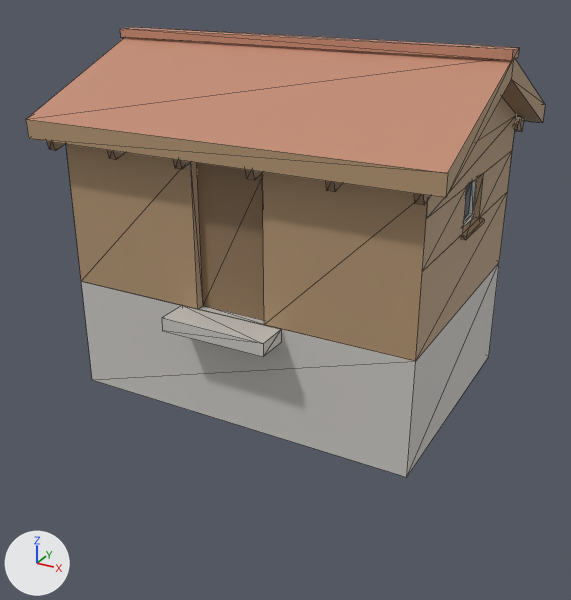
Renders of the glTF model app/assets/models/buildings/shed_m.glb from each side of a commit.
Rendered twice from a 50 mm lens placed at (5.06, -9.53, 4.37), pointed at (-0.03, -0.28, -0.25). The axes (+X, +Y, +Z) are drawn at lower left. The lights are the same throughout. The older version comes first. Mesh edges are drawn as thin lines. Vertices at exactly the same position are counted once.

Before the edit, the objects in view are built like this:
```python
me_shed_m = bpy.data.meshes.new('shed_m')
me_shed_m.from_pydata(...)  # 182 vertices, 256 faces; spans x -2.82..2.82, y -2.25..2.15, z -1.5..3.37
# faces by material slot: [16, 2, 18, 16, 58, 146]
me_shed_m.materials.append(mat_frame)  # white #f7f7f5
me_shed_m.materials.append(mat_glass)  # greyish blue #505961
me_shed_m.materials.append(mat_stone)  # light grey #cbc8c4
me_shed_m.materials.append(mat_tiles)  # brown #c48b73
me_shed_m.materials.append(mat_wood)  # beige #b39573
me_shed_m.materials.append(mat_wood_dark)  # brown #907659
# before: 12 (-2.5, -1.8, -1.5) at pixel (92, 379), 13 (2.5, -1.8, -1.5) at pixel (406, 477), 28 (2.5, 1.8, -1.5) at pixel (488, 356), 30 (-2.5, 1.8, -1.5)
ob_shed_m = bpy.data.objects.new('shed_m', me_shed_m)
ob_shed_m.location = (0.0, 0.0, 0.0)
```
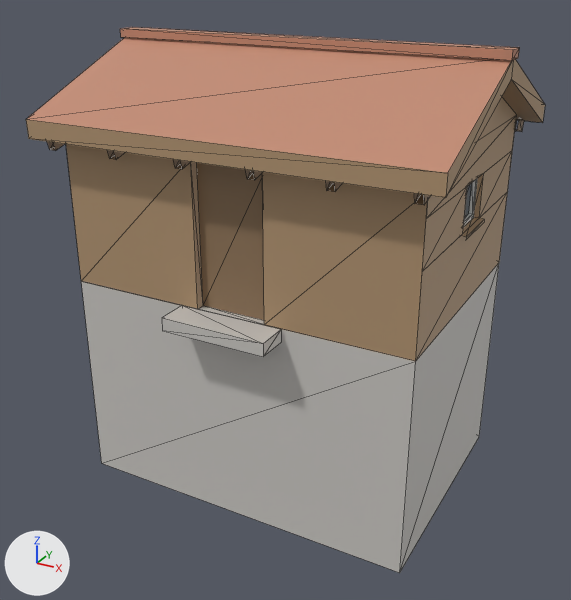
Scene script edits in JSON lines:
```json
{"block": "me_shed_m", "where": "# used by ob_shed_m; location = (0.0, 0.0, 0.0)"}
{"block": "me_shed_m", "where": "# verts and faces of me_shed_m; kept vertices keep their numbers, new ones are numbered from 182"}
{"op": "remove", "block": "me_shed_m", "code": "me_shed_m.from_pydata(...)  # 182 vertices, 256 faces; spans x -2.82..2.82, y -2.25..2.15, z -1.5..3.37"}
{"op": "add", "block": "me_shed_m", "code": "me_shed_m.from_pydata(...)  # 178 vertices, 178 faces; spans x -2.82..2.82, y -2.25..2.15, z -3.0..3.37"}
{"block": "me_shed_m", "change": "me_shed_m part 1"}
{"op": "add", "block": "me_shed_m", "code": "for i in [12, 13, 28, 30]: verts[i] += (0.0, 0.0, -1.5)"}
{"block": "me_shed_m", "change": "me_shed_m part 2"}
{"block": "me_shed_m", "change": "4 vertices are removed from x 2.5, y -0.4..0.4, z 1.14..1.2"}
{"block": "me_shed_m", "change": "78 faces are deleted"}
```

Location of each change, (x1, y1, x2, y2) in pixels of the pictures (571 x 600 px; the box of a moved part takes in the faces that stretch with it):
```json
{"object": "shed_m", "change": "reshaped", "before": [26, 27, 545, 477], "after": [26, 27, 545, 573], "on screen": "21% taller"}
{"part": 1, "of": "me_shed_m", "change": "moved or reshaped", "before": [81, 263, 499, 477], "after": [81, 263, 499, 573]}
{"part": 2, "of": "me_shed_m", "change": "deleted", "before": [47, 117, 519, 240], "on screen": "mostly hidden"}
```
